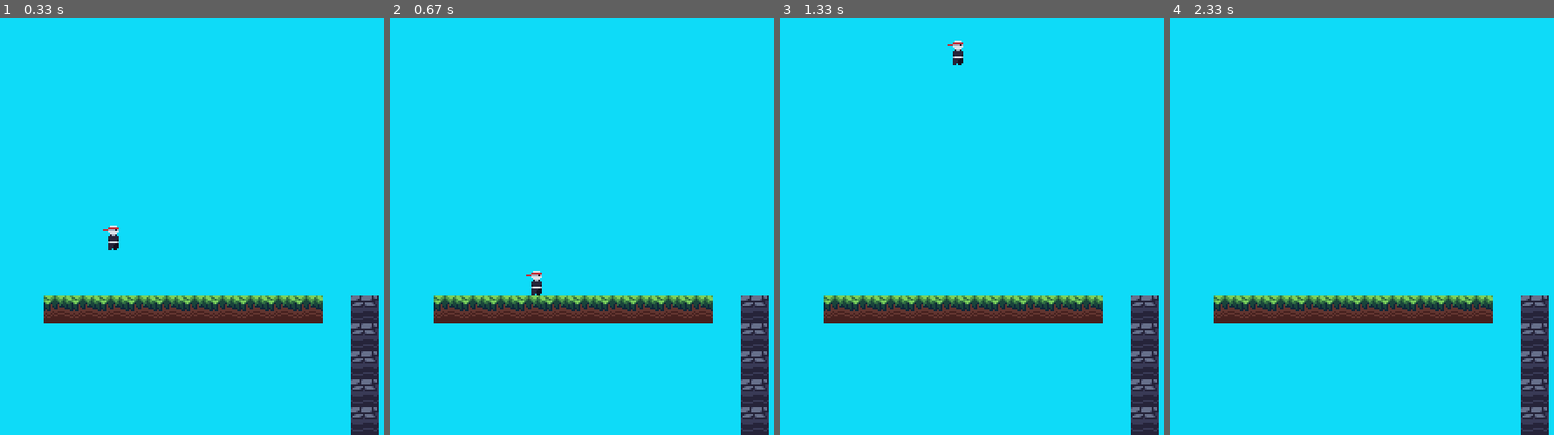
Above: before the commit, frames 1-4 (left to right).
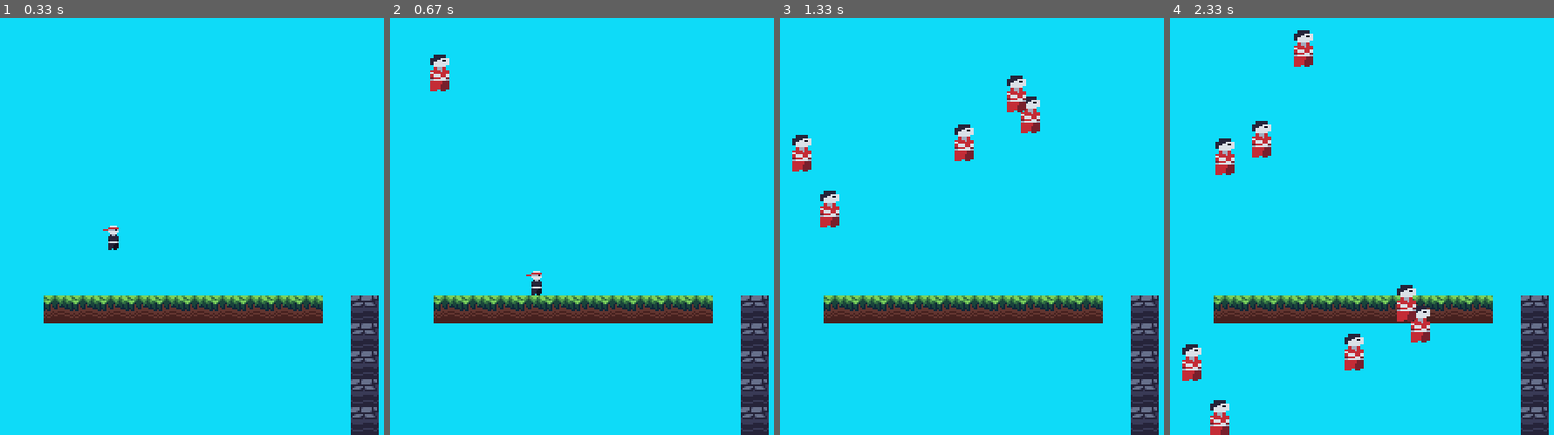
Above: after the commit, the same moments.

Repository: luksquitos/pygame-platformer
Game: pygame game, started from main.py
Same seed, same stepped clock (60 frames per second), same inputs: the game is played once before the commit and once after it.
Inputs:
- Up to frame 1 (0.33 s): no input
- Up to frame 2 (0.67 s): hold D from 0.33 s (still down)
- Up to frame 3 (1.33 s): release D at 0.8 s; hold W 0.83-1.13 s; hold D from 1.17 s (still down)
- Up to frame 4 (2.33 s): release D at 1.63 s

Frame 1 is identical in both runs. In frame 2, 0.4% of the frame differs, in the area x 10-16%, y 8-18%; in frame 3, 2.1%; in frame 4, 3.1%, in the area x 3-68%, y 2-100%.

Commit message:
feat: moving tiles collision to a specific method

Diff:
--- a/bullet.py
+++ b/bullet.py
@@ -23,3 +23,5 @@
 
     def move(self):
         self.pos[1] -= self.velocity
+
+        self._check_tiles_collisions()
--- a/game.py
+++ b/game.py
@@ -58,7 +58,7 @@
             self.display.fill((14, 219, 248)) # Usado para "limpar a tela"
             # print("Quantidade de objetos na memória ", len(self.objs_in_memory))
 
-            # self.generate_enemies()
+            self.generate_enemies()
             # self.tilemap.update(self.display, self.objects_update)
 
             self.objects_update()
--- a/objects.py
+++ b/objects.py
@@ -5,6 +5,7 @@
 import pygame as pg
 
 from core.images import load_image
+
 
 class Object(ABC):
     frame_path: Literal["str"] = None
@@ -21,8 +22,6 @@
 
         if not self.frame_path and not surface:
             raise ValueError("Must provide 'frame_path' or existing'surface'")
-
-        # assert self.slug, f"slug not provided for {self.__class__.__name__}"
 
         self.frame = surface or load_image(self.frame_path, size)
         self.pos = list(pos) # frame position
@@ -98,5 +97,39 @@
     def move(self) -> None:
         raise NotImplemented(f"move method must be implemented for {self.__class__.__name__}")
 
+    def _check_tiles_collisions(self):
+        # Prevents moving objects
+        # of crossing tiles.
+        # Must be called after implementing move()
+
+        # Move Y
+        self.pos[1] += self.velocity[1]
+        collisions = self.check_collisions(self.tilemap.tiles_around(self.pos))
+        rect = self.rect
+        for collision in collisions:
+            # sleep(0.1)
+            if self.velocity[1] > 0:
+                rect.bottom = collision.rect.top
+            if self.velocity[1] < 0:
+                rect.top = collision.rect.bottom
+
+            self.velocity[1] = 0
+            self.pos[1] = rect.y
+
+        # Move X
+        self.pos[0] += self.velocity[0]
+        collisions = self.check_collisions(self.tilemap.tiles_around((self.rect.x, self.rect.y)))
+        rect = self.rect
+        for collision in collisions:
+            if self.velocity[0] > 0:
+                rect.right = collision.rect.left
+            if self.velocity[0] < 0:
+                rect.left = collision.rect.right
+
+            self.pos[0] = rect.x
+
+        self.velocity[1] = min(5, self.velocity[1] + 0.1)
+        self.velocity[0] = 0
+
 class StaticObject(Object):
     ...
--- a/player.py
+++ b/player.py
@@ -18,7 +18,7 @@
     key_pressed = pg.key.get_pressed()
 
     if key_pressed[pg.K_SPACE]:
-        objs_in_memory.append(Rock(instance.rect.center[0], instance.rect.center[1]))
+        objs_in_memory.append(Rock((instance.rect.center[0], instance.rect.center[1])))
         instance.attack_delay = Delay(milliseconds=150)
 
 
@@ -35,11 +35,9 @@
         aceleration_x = 1
         self.collisions = {"up": False, "down": False, "left": False, "right": False}
 
-        if key_pressed[pg.K_w]: # JUMP
+        # JUMP
+        if key_pressed[pg.K_w]:
             self.velocity[1] -= 0.5
-
-        # if key_pressed[pg.K_s] :
-        #     self.velocity[1] += 0.5
 
         if key_pressed[pg.K_a]:
             self.velocity[0] = -aceleration_x
@@ -47,34 +45,7 @@
         if key_pressed[pg.K_d]:
             self.velocity[0] = aceleration_x
 
-        # Move Y
-        self.pos[1] += self.velocity[1]
-        collisions = self.check_collisions(self.tilemap.tiles_around(self.pos))
-        rect = self.rect
-        for collision in collisions:
-            # sleep(0.1)
-            if self.velocity[1] > 0:
-                rect.bottom = collision.rect.top
-            if self.velocity[1] < 0:
-                rect.top = collision.rect.bottom
-
-            self.velocity[1] = 0
-            self.pos[1] = rect.y
-
-        # Move X
-        self.pos[0] += self.velocity[0]
-        collisions = self.check_collisions(self.tilemap.tiles_around((self.rect.x, self.rect.y)))
-        rect = self.rect
-        for collision in collisions:
-            if self.velocity[0] > 0:
-                rect.right = collision.rect.left
-            if self.velocity[0] < 0:
-                rect.left = collision.rect.right
-
-            self.pos[0] = rect.x
-
-        self.velocity[1] = min(5, self.velocity[1] + 0.1)
-        self.velocity[0] = 0
+        self._check_tiles_collisions()
 
 
 def kill_player(instance, objs_in_memory, collisions):
@@ -97,7 +68,7 @@
     def generate(cls, size=None):
         from random import randint
 
-        return cls(x_pos=randint(1, 200), y_pos=0, size=size)
+        return cls((randint(1, 200), 0), size=size)
 
     def move(self):
         self.pos[1] += self.velocity
--- a/tile.py
+++ b/tile.py
@@ -66,8 +66,6 @@
                 continue
             tiles_around.append(self.objects[location])
 
-        print(tiles_around)
-
         return tiles_around
 
 
